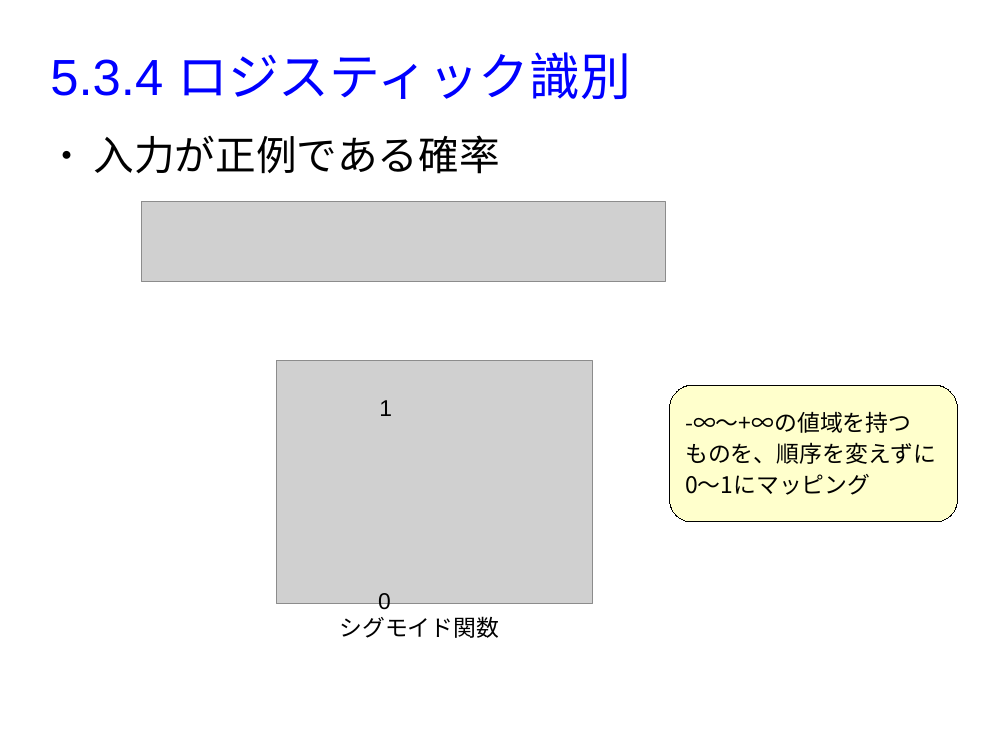
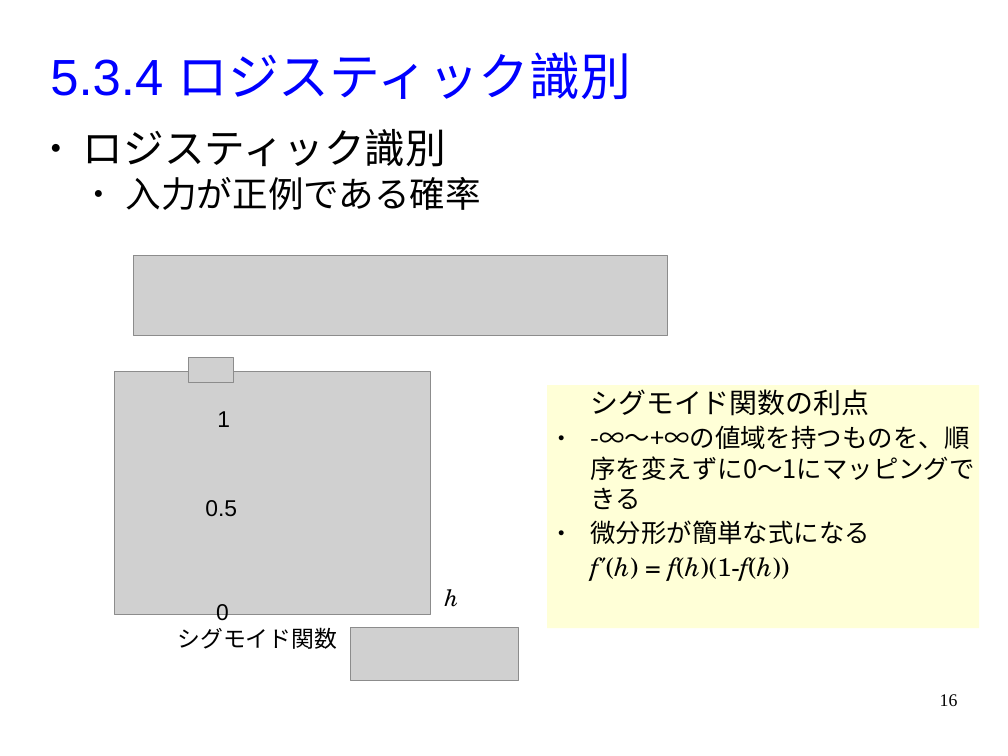
Before and after one commit to MasahiroAraki/MachineLearning, a slide deck: slide 16 of slides/chap05.odp (slide 11 before the commit). Drawn at 1008x756 pixels with LibreOffice and Linux fonts; fonts in the diff are those of the drawing; grey boxes stand for pictures. Boxes give left, top, right and bottom in pixels: in the first picture for what was removed or moved away, otherwise in the second. Text is boxed around its words. In the diff, an @@ line names an element or a change of style, - is before the commit and + after.

```diff
--- a/slides/chap05.odp
+++ b/slides/chap05.odp
@@ text "ロジスティック識別": place and size @@
-text "ロジスティック識別" at box(94, 135, 500, 174)
+text "ロジスティック識別" at box(83, 129, 481, 210)
@@ text at box(83, 129, 446, 167): paragraph added @@
+● ロジスティック識別
@@ text at box(126, 177, 481, 210): size 32 to 28 pt in "入力が正例である確率"; list level 1 to 2 in "入力が正例である確率" @@
@@ picture: place and size @@
-picture at box(141, 201, 665, 282)
+picture at box(134, 256, 669, 337)
@@ picture added at box(188, 358, 234, 382) @@
@@ text added at box(547, 385, 979, 638), fill #FFFFD7, 20 pt, text #000000 @@
+シグモイド関数の利点
+● -∞～+∞の値域を持つものを、順序を変えずに0～1にマッピングできる
+● 微分形が簡単な式になる
+f'(h) = f(h)(1-f(h))
@@ rounded rectangle removed at box(670, 385, 958, 522) @@
--∞～+∞の値域を持つ
-ものを、順序を変えずに
-0～1にマッピング
@@ 3 texts, 1 picture: place and size @@
-3 texts, 1 picture at box(276, 360, 593, 638)
+3 texts, 1 picture at box(114, 371, 431, 649)
@@ text added at box(205, 500, 237, 517), 18 pt, text #000000 @@
+0.5
@@ text added at box(445, 589, 459, 607), 18 pt, text #000000, italic @@
+h
@@ picture added at box(350, 627, 519, 681) @@
@@ page number added at box(940, 694, 958, 706), 14 pt, text #000000 @@
+16
```
Also in this commit, not shown: 10 other slides changed, 11 slides added, 5 slides removed, 30 other files.
